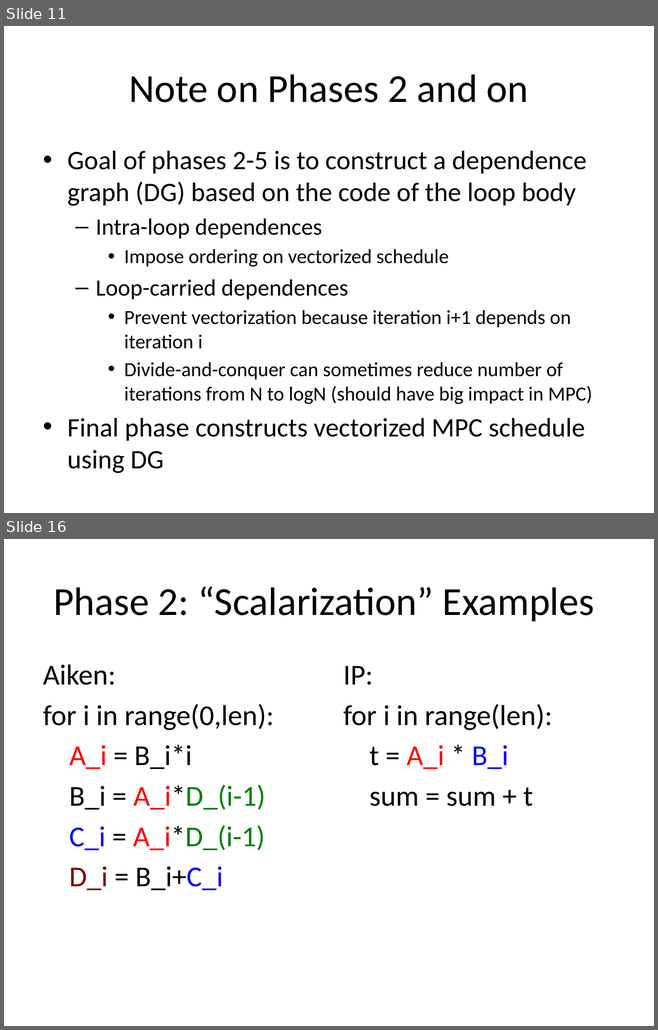
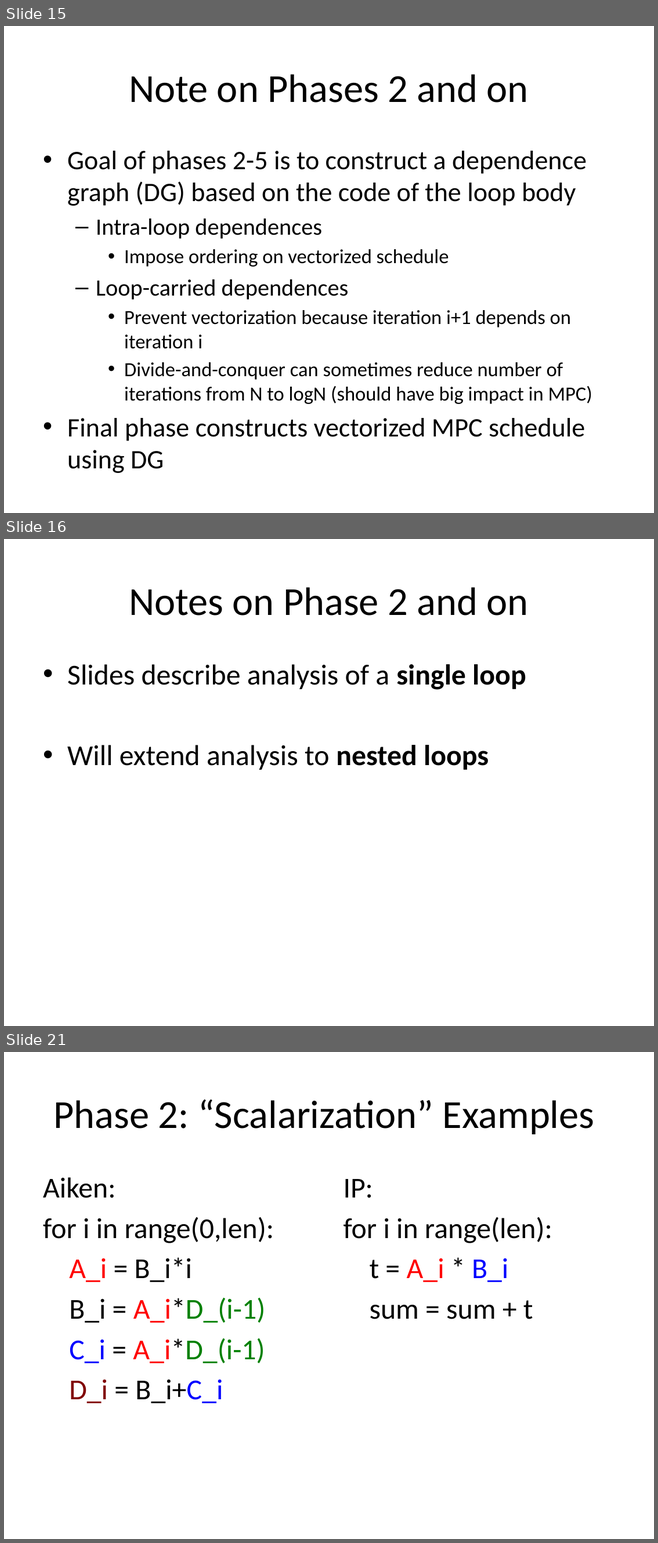
Before and after one commit to milana2/ParallelizationForMPC, a slide deck: MPC_Compiler_Misc_Notes.pptx. Shown one above the other, each under a label of ours: slides 11 and 16 before the commit, slides 15, 16 and 21 after it; the slides between them are not shown. The pictures are 658x1030 and 658x1543 pixels, drawn with LibreOffice and Linux fonts; fonts in the diff are those of the drawing. Boxes give left, top, right and bottom in pixels: in the first picture for what was removed or moved away, otherwise in the second. Text is boxed around its words. In the diff, an @@ line names an element or a change of style, - is before the commit and + after.

```diff
--- a/MPC_Compiler_Misc_Notes.pptx
+++ b/MPC_Compiler_Misc_Notes.pptx
@@ slide 16 added at bbox=[4, 539, 654, 1026], background #FFFFFF @@
@@ title added at bbox=[129, 587, 528, 616], 44 pt, text #000000 @@
+Notes on Phase 2 and on
@@ text added at bbox=[67, 664, 525, 770], 32 pt, text #000000 @@
+• Slides describe analysis of a single loop
+• Will extend analysis to nested loops
@@ what was slide 11 is now slide 15 @@
@@ what was slide 16 is now slide 21 @@
```
Also in this commit, not shown: 6 slides changed, 6 other slides added.
